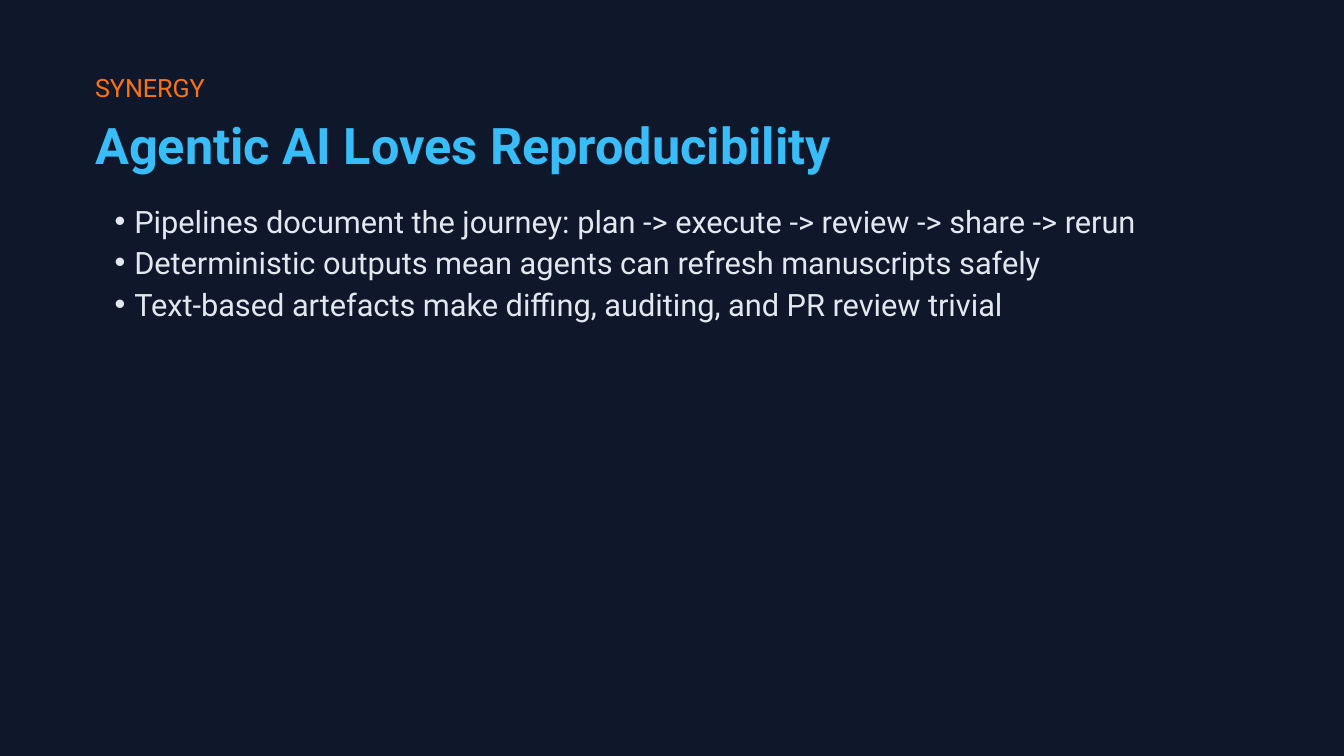
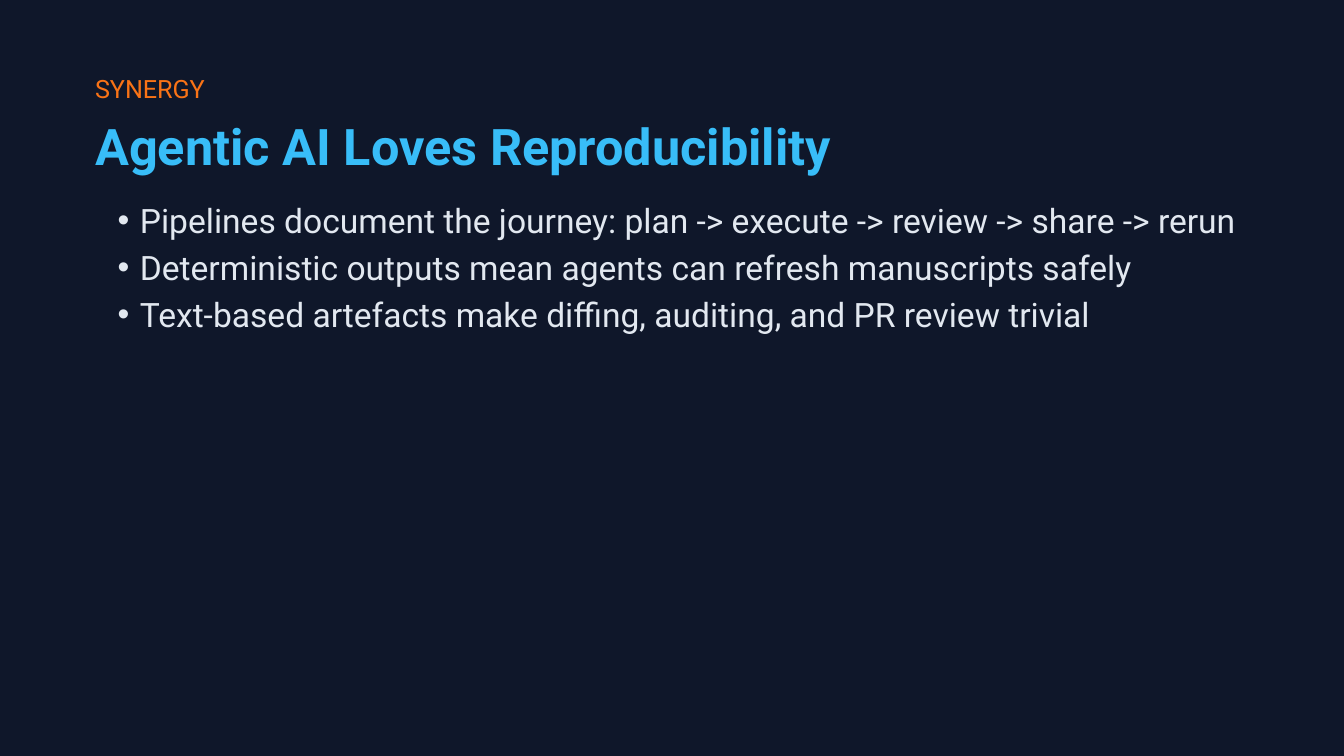
Before and after one commit to shanelindsay/agentic-r, a slide deck: slide 11 of slides-new/Agentic-AI-Agent-Talk.pptx. Drawn at 1344x756 pixels with LibreOffice and Linux fonts; fonts in the diff are those of the drawing. Boxes give left, top, right and bottom in pixels: in the first picture for what was removed or moved away, otherwise in the second. Text is boxed around its words. In the diff, an @@ line names an element or a change of style, - is before the commit and + after.

```diff
--- a/slides-new/Agentic-AI-Agent-Talk.pptx
+++ b/slides-new/Agentic-AI-Agent-Talk.pptx
@@ text "Pipelines document the journey: plan ..." at (140,207,1235,334): size 16.5 to 18 pt; indent changed; line spacing 22.3pt to 25.2pt @@
```
Also in this commit, not shown: 20 other slides changed, 1 other file.
